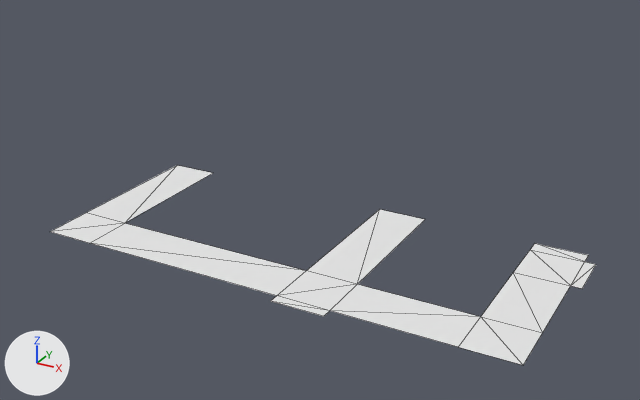
What one commit did to the OBJ model Assets/Maps/PrisonBlockLowSec/SecurityCorridor.obj.
Both versions are drawn from a 50 mm lens placed at (3.76, -6.27, 7.4), pointed at (-3.26, 6.49, 1.02). Arrows for +X, +Y and +Z are at lower left; the lights stay in place. The older version comes first. Mesh edges are drawn as thin lines. Where no turn or scale is listed for an object, it has been applied to the vertices.

In view in the first picture: 'SecurityCorridor'.
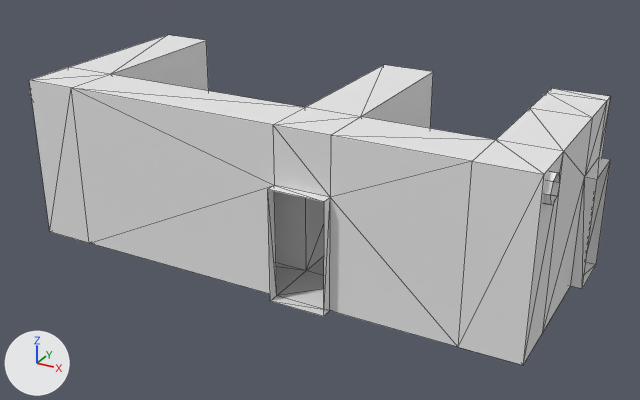
Diff of the bpy script that builds the scene:
```diff
--- a/Assets/Maps/PrisonBlockLowSec/SecurityCorridor.obj.py
+++ b/Assets/Maps/PrisonBlockLowSec/SecurityCorridor.obj.py
@@ mat_securitycorridorceiling @@
+mat_securitycorridorceiling = principled_material('SecurityCorridorCeiling')
+mat_securitycorridorceiling.base_color = (0.8, 0.8, 0.8)  # white #e7e7e7
+mat_securitycorridorceiling.roughness = 1.0
@@ mat_securitycorridorpipe @@
+mat_securitycorridorpipe = principled_material('SecurityCorridorPipe')
+mat_securitycorridorpipe.base_color = (0.8, 0.8, 0.8)  # white #e7e7e7
+mat_securitycorridorpipe.roughness = 1.0
@@ mat_securitycorridorwall @@
+mat_securitycorridorwall = principled_material('SecurityCorridorWall')
+mat_securitycorridorwall.base_color = (0.8, 0.8, 0.8)  # white #e7e7e7
+mat_securitycorridorwall.roughness = 1.0
@@ me_securitycorridor @@
 # used by ob_securitycorridor; location = (0.0, 0.0, 0.0)
-me_securitycorridor.from_pydata(...)  # 26 vertices, 24 faces; spans x -8.2..1.3, y 4.5..8.7, z 0.0
+me_securitycorridor.from_pydata(...)  # 202 vertices, 340 faces; spans x -8.3..1.3, y 4.5..8.7, z 0.0..3.0
+# me_securitycorridor part 1: a new loose piece of 16 vertices spanning x -8.3..1.2, y 4.76..5.24, z 2.46..2.94, in mat_securitycorridorpipe (white #e7e7e7)
+# me_securitycorridor part 2
+# 16 new vertices lie (0.0, 0.0, 3.0) away from vertices in x -8.2..1.1, y 4.7..8.7, z 0.0
+# 10 new vertices lie (0.0, 0.0, 2.0) away from vertices in x -3.1..1.3, y 4.5..8.4, z 0.0
+# 6 new vertices lie (0.0, 0.0, 1.0) away from vertices in x -3.1..1.1, y 4.7..8.4, z 2.0
+# 56 new faces join them, mat_securitycorridorwall (white #e7e7e7)
+# 20 new faces join them, mat_securitycorridorceiling (white #e7e7e7)
+# other edits to the shape of me_securitycorridor do not show in these pictures
 me_securitycorridor.materials.append(mat_securitycorridorfloor)
+me_securitycorridor.materials.append(mat_securitycorridorwall)  # white #e7e7e7
+me_securitycorridor.materials.append(mat_securitycorridorceiling)  # white #e7e7e7
+me_securitycorridor.materials.append(mat_securitycorridorpipe)  # white #e7e7e7
```

Changed parts and their boxes [x1, y1, x2, y2] in the pictures (640 x 400 px):
'SecurityCorridor', reshaped (7% wider, 65% taller)
    before: [50, 165, 596, 365]
    after: [29, 35, 611, 365]
part 1 of me_securitycorridor, added
    after: [30, 91, 560, 205]
part 2 of me_securitycorridor, added
    after: [29, 35, 611, 365]
